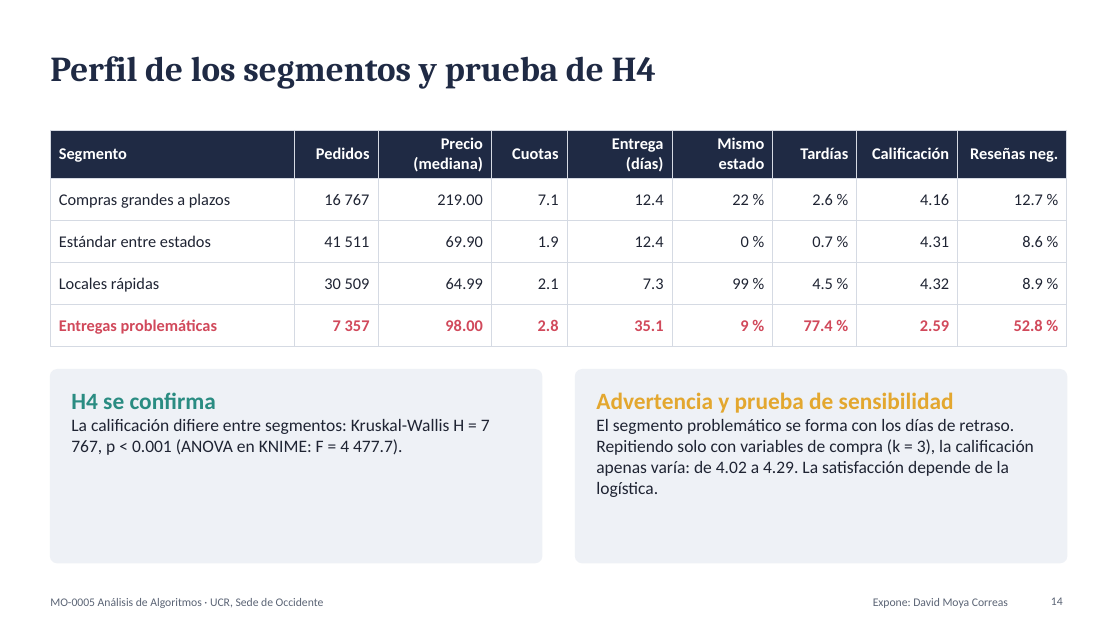
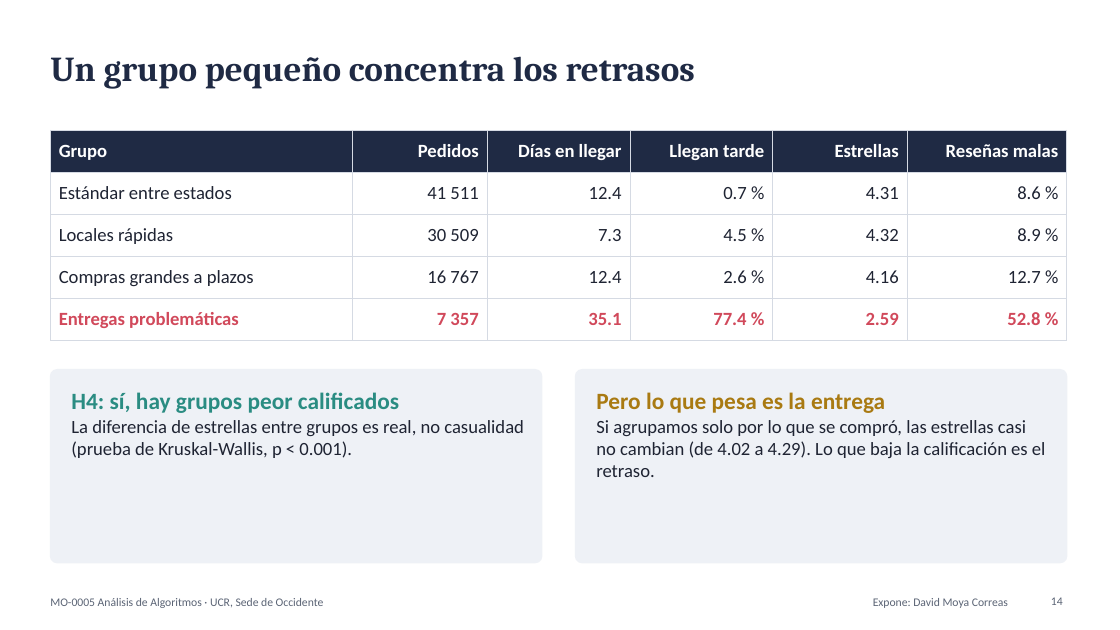
Before and after one commit to FerretoDev/mo0005-ecommerce-ml, a slide deck: slide 14 of presentacion/presentacion.pptx. Drawn at 1120x630 pixels with LibreOffice and Linux fonts; fonts in the diff are those of the drawing. Boxes give left, top, right and bottom in pixels: in the first picture for what was removed or moved away, otherwise in the second. Text is boxed around its words. In the diff, an @@ line names an element or a change of style, - is before the commit and + after.

```diff
--- a/presentacion/presentacion.pptx
+++ b/presentacion/presentacion.pptx
@@ title at [50,56,695,88]: text changed @@
-Perfil de los segmentos y prueba de H4
+Un grupo pequeño concentra los retrasos
@@ table at [50,130,1067,332] @@
-column 1: Segmento | Compras grandes a plazos | Estándar entre estados | Locales rápidas | Entregas problemáticas
-column 2: Pedidos | 16 767 | 41 511 | 30 509 | 7 357
-column 3: Precio (mediana) | 219.00 | 69.90 | 64.99 | 98.00
-column 4: Cuotas | 7.1 | 1.9 | 2.1 | 2.8
-column 5: Entrega (días) | 12.4 | 12.4 | 7.3 | 35.1
-column 6: Mismo estado | 22 % | 0 % | 99 % | 9 %
-column 7: Tardías | 2.6 % | 0.7 % | 4.5 % | 77.4 %
-column 8: Calificación | 4.16 | 4.31 | 4.32 | 2.59
-column 9: Reseñas neg. | 12.7 % | 8.6 % | 8.9 % | 52.8 %
+column 1: Grupo | Estándar entre estados | Locales rápidas | Compras grandes a plazos | Entregas problemáticas
+column 2: Pedidos | 41 511 | 30 509 | 16 767 | 7 357
+column 3: Días en llegar | 12.4 | 7.3 | 12.4 | 35.1
+column 4: Llegan tarde | 0.7 % | 4.5 % | 2.6 % | 77.4 %
+column 5: Estrellas | 4.31 | 4.32 | 4.16 | 2.59
+column 6: Reseñas malas | 8.6 % | 8.9 % | 12.7 % | 52.8 %
@@ text at [71,392,524,458]: text changed; size 15 to 16 pt @@
-H4 se confirma
-La calificación difiere entre segmentos: Kruskal-Wallis H = 7 767, p < 0.001 (ANOVA en KNIME: F = 4 477.7).
+H4: sí, hay grupos peor calificados
+La diferencia de estrellas entre grupos es real, no casualidad (prueba de Kruskal-Wallis, p < 0.001).
@@ text at [596,392,1046,477]: text changed; size 15 to 16 pt @@
-Advertencia y prueba de sensibilidad
-El segmento problemático se forma con los días de retraso. Repitiendo solo con variables de compra (k = 3), la calificación apenas varía: de 4.02 a 4.29. La satisfacción depende de la logística.
+Pero lo que pesa es la entrega
+Si agrupamos solo por lo que se compró, las estrellas casi no cambian (de 4.02 a 4.29). Lo que baja la calificación es el retraso.
```
Also in this commit, not shown: 21 other slides changed, 1 slide added, 1 slide removed, 2 other files.
